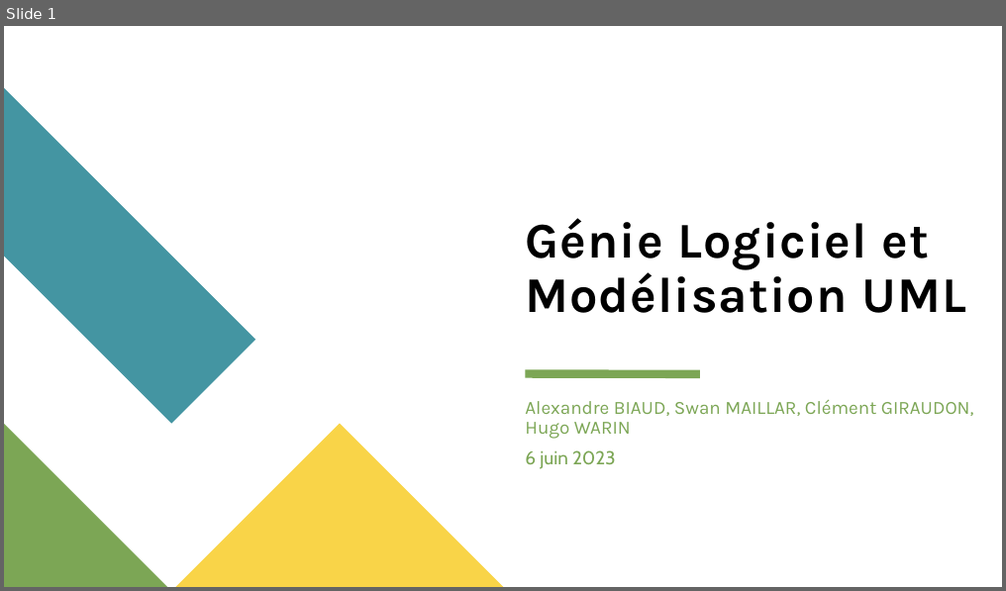
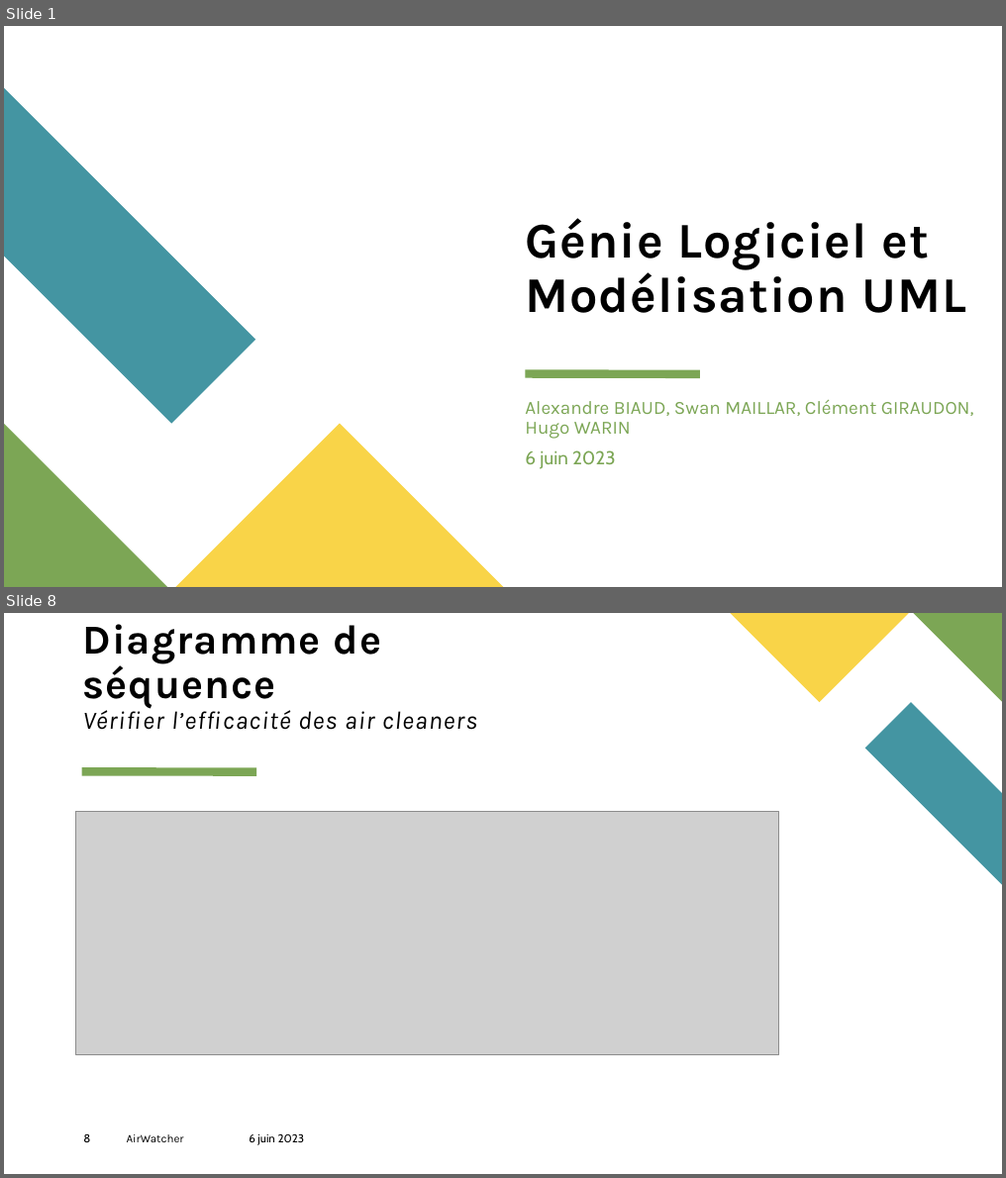
Before and after one commit to swan-maillard/INSA-3A-AirWatcher, a slide deck: PresentationUML.pptx. Shown one above the other, each under a label of ours: slide 1 before the commit, slides 1 and 8 after it; the slides between them are not shown. The pictures are 1006x591 and 1006x1178 pixels, drawn with LibreOffice and Linux fonts; fonts in the diff are those of the drawing; grey boxes stand for pictures. Boxes give left, top, right and bottom in pixels: in the first picture for what was removed or moved away, otherwise in the second. Text is boxed around its words. In the diff, an @@ line names an element or a change of style, - is before the commit and + after.

```diff
--- a/PresentationUML.pptx
+++ b/PresentationUML.pptx
@@ slide 8 added at (4, 613, 1002, 1174), background #FFFFFF @@
@@ title added at (83, 624, 477, 730), 24.3 pt, text #000000, italic @@
+Diagramme de séquence
+Vérifier l’efficacité des air cleaners
@@ freeform shape added at (731, 613, 909, 702), fill #F9D448 @@
@@ freeform shape added at (914, 613, 1002, 702), fill #7CA655 @@
@@ freeform shape added at (865, 702, 1002, 884), fill #4495A2 @@
@@ line added from (82, 771) to (257, 771), #7CA655 8 pt @@
@@ picture added at (76, 811, 779, 1055) @@
@@ page number added at (83, 1134, 90, 1143), 11 pt, text #000000 @@
+8
@@ text added at (127, 1135, 184, 1143), 11 pt, text #000000 @@
+AirWatcher
@@ text added at (249, 1134, 305, 1146), 11 pt, text #000000 @@
+6 juin 2023
```
Also in this commit, not shown: 8 slides changed, 1 other slide added, 1 other file.
